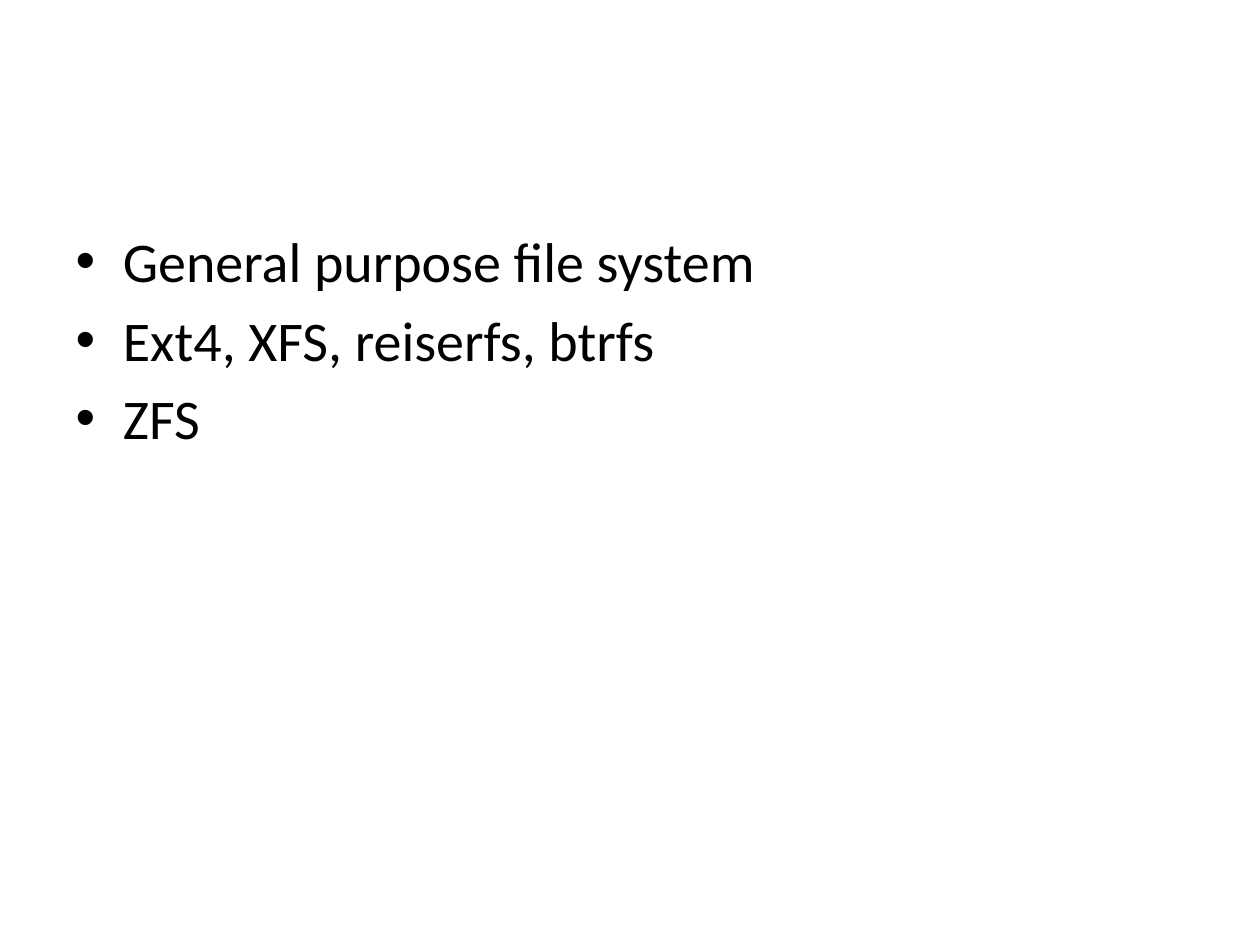
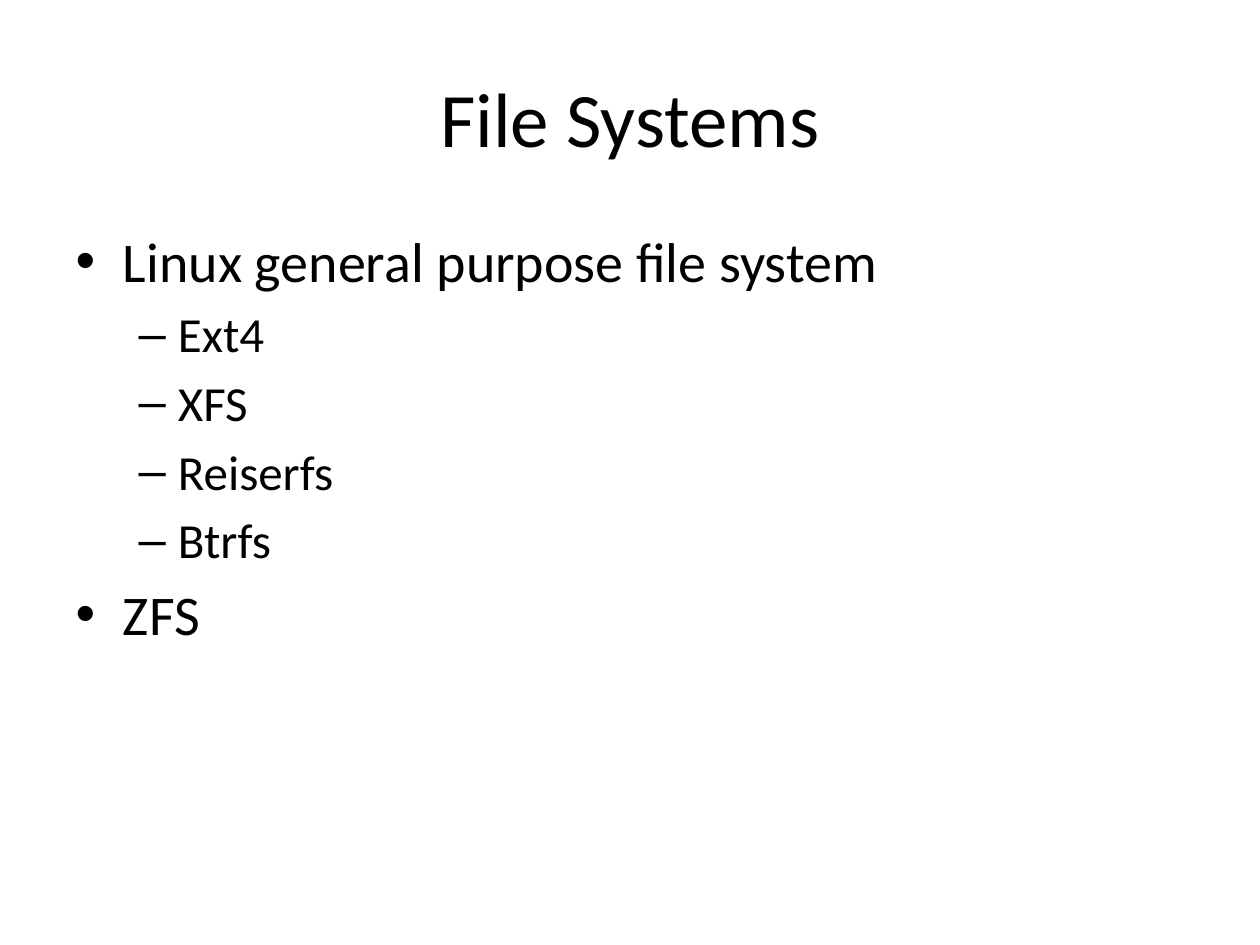
Before and after one commit to liujinmarshall/btrfs-doc, a slide deck: slide 3 of Bacik.pptx. Drawn at 1260x945 pixels with LibreOffice and Linux fonts; fonts in the diff are those of the drawing. Boxes give left, top, right and bottom in pixels: in the first picture for what was removed or moved away, otherwise in the second. Text is boxed around its words. In the diff, an @@ line names an element or a change of style, - is before the commit and + after.

```diff
--- a/Bacik.pptx
+++ b/Bacik.pptx
@@ title added at (440,93,819,160), 44 pt, text #000000 @@
+File Systems
@@ text at (123,243,877,559): text changed @@
-• General purpose file system
-• Ext4, XFS, reiserfs, btrfs
+• Linux general purpose file system
+  – Ext4
+  – XFS
+  – Reiserfs
+  – Btrfs
```
Also in this commit, not shown: 2 other slides changed, 11 slides added, 1 slide removed.
